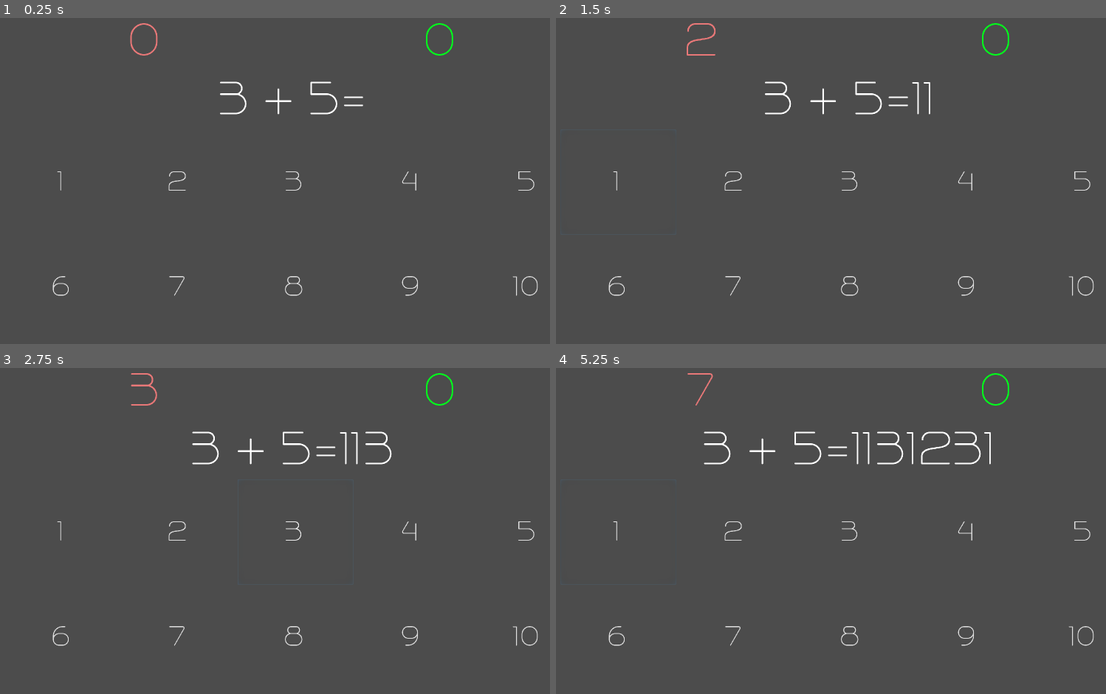
Above: before the commit, frames 1-4 (two rows, left to right).
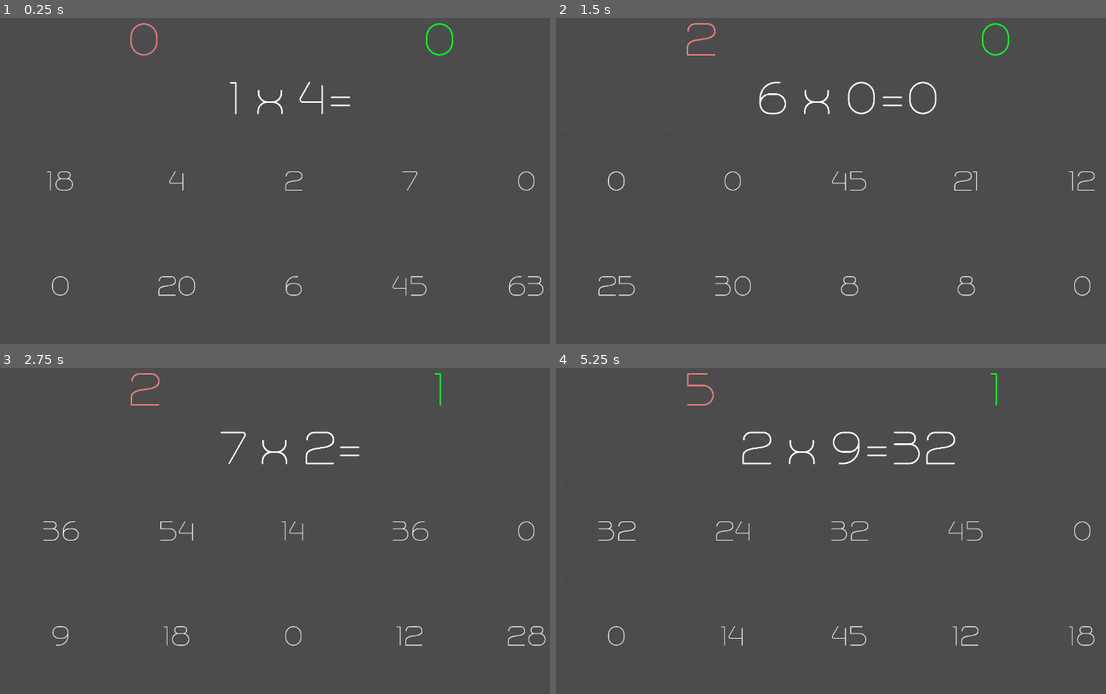
Above: after the commit, the same moments.

Repository: evergreencanvas/arithmetictrainer
Game: Godot game, scene res://MainScene.tscn
The game is run twice, just before and just after one commit, with the same random seed, the same clock (stepped at 60 frames per second) and the same inputs.
Inputs:
- Up to frame 1 (0.25 s): no input
- Up to frame 2 (1.5 s): click "1" (after the commit: "18") at 0.5 s; click "1" (after the commit: "0") at 1.25 s
- Up to frame 3 (2.75 s): click "3" at 2 s
- Up to frame 4 (5.25 s): click "1" (after the commit: "36") at 2.75 s; click "2" (after the commit: "7") at 3.5 s; click "3" (after the commit: "63") at 4.25 s; click "1" (after the commit: "32") at 5 s

The runs differ from the first frame. In frame 1, 1.3% of the frame differs, in the area x 8-99%, y 19-86%; in frame 2, 1.4%; in frame 3, 2.0%; in frame 4, 2.3%, in the area x 7-98%, y 1-86%.

Commit message:
working on adding other math operations

Diff:
--- a/MathDisplay.gd
+++ b/MathDisplay.gd
@@ -6,96 +6,219 @@
 var countRight = 0
 var countWrong = 0
 var stage = 0
-var operation = 'add'
-var operations = ['add', 'subtract', 'multiply', 'divide']
+var operationIndex = 0
+var operations = [' + ', ' - ', ' x ', ' / ']
+var inputAllowed = true
+
+var additionInputStrings = ['1', '2', '3', '4', '5', '6', '7', '8', '9', '10']
+var subtractInputStrings = ['1', '2', '3', '4', '5', '6', '7', '8', '9', '0']
+var multiplyInputStrings = ['1', '2', '3', '4', '5', '6', '7', '8', '9', '0']
+
+var inputStrings = additionInputStrings
+
+signal correctAnswer
+signal wrongAnswer
+signal nextStage
 
 func _ready():
 	randomize()
+	set_stage(2)
 	get_new_problem()
 
+func set_stage(stageNumber):
+	stage = stageNumber
+	match stageNumber:
+		0:
+			operationIndex = 0
+			set_input_strings(additionInputStrings)
+		1:
+			operationIndex = 1
+			set_input_strings(subtractInputStrings)
+		2:
+			operationIndex = 2
+			set_input_strings(multiplyInputStrings)
+
+
+
+func check_range(a, b):
+	# put here the comparison that tests for a and b creating an undesirable answer
+	match stage:
+		0:
+			return a + b > 10
+		1:
+			return a - b < 0
+		2:
+			return a * b > 20
+	return true
+
+func generate_new_ab():
+	match stage:
+		0:
+			a = randi() % 6
+			b = randi() % 6
+		1:
+			a = randi() % 10
+			b = randi() % 10
+		2:
+			a = randi() % 10
+			b = randi() % 10
+	return [a, b]
 
 func get_new_problem():
-	# keep generating problems until the inputwer is 10 or less
+	# keep generating problems until the inputanswer is 10 or less
 	var oldA = a
 	var oldB = b
-	a = randi() % 6
-	b = randi() % 6
-	while a + b > 10 or (a == oldA or b == oldB):
-		a = randi() % 6 + 1
-		b = randi() % 6 + 1
-
-	$VBoxContainer/CalcDisplay/VBoxContainer/HBoxContainer/ProblemLabel.text = str(a) + ' + ' + str(b)
+	#a = randi() % 6
+	#b = randi() % 6
+	[a, b] = generate_new_ab()
+	while check_range(a,b) or (a == oldA or b == oldB) or (a == 0 and b == 0):
+		#a = randi() % 6 + 1
+		#b = randi() % 6 + 1
+		[a, b] = generate_new_ab()
+
+	$VBoxContainer/CalcDisplay/VBoxContainer/HBoxContainer/ProblemLabel.text = str(a) + operations[operationIndex] + str(b)
 	$VBoxContainer/CalcDisplay/VBoxContainer/HBoxContainer/AnswerLabel.text = ''
 	input = ''
-
-#func _process(delta):
-#	# Called every frame. Delta is time since last frame.
-#	# Update game logic here.
-#	pass
+	inputAllowed = true
+
+	match stage:
+		0:
+			pass
+		1:
+			pass
+		2:
+			randomize_input_strings(get_answer(a, b))
+
+
+func get_answer(x, y):
+	var ans = 0
+	match operationIndex:
+		0:
+			ans = x + y
+		1:
+			ans = x - y
+		2:
+			ans = x * y
+		3:
+			ans = x / y
+	return ans
 
 func check_answer():
 	# first check if the answer has same number of digits as input,
 	# check answer when the user has entered the right number of digits
-	var answer = str(a + b)
-
-	if input.length() >= answer.length():
+	var answer = get_answer(a, b)
+
+	if input.length() >= str(answer).length():
 		var inputInt = int(input)
-		if a + b == inputInt:
+		if answer == inputInt:
 			countRight += 1
 		else:
 			countWrong += 1
 		update_count_labels()
+		inputAllowed = false
 		$Timer.start()
 
 func give_input(numberChar):
-	input += numberChar
-	$VBoxContainer/CalcDisplay/VBoxContainer/HBoxContainer/AnswerLabel.text = str(input)
-	check_answer()
+	if inputAllowed:
+		input += numberChar
+		$VBoxContainer/CalcDisplay/VBoxContainer/HBoxContainer/AnswerLabel.text = str(input)
+
+		check_answer()
+
 
 func update_count_labels():
 	$VBoxContainer/HBoxContainer/RightCount.text = str(countRight)
 	$VBoxContainer/HBoxContainer/WrongCount.text = str(countWrong)
 
 func _on_Button1_button_down():
-	give_input('1')
+	give_input(inputStrings[0])
 
 
 func _on_Button2_button_down():
-	give_input('2')
+	give_input(inputStrings[1])
 
 
 func _on_Button3_button_down():
-	give_input('3')
+	give_input(inputStrings[2])
 
 
 func _on_Button4_button_down():
-	give_input('4')
+	give_input(inputStrings[3])
 
 
 func _on_Button5_button_down():
-	give_input('5')
+	give_input(inputStrings[4])
 
 
 func _on_Button6_button_down():
-	give_input('6')
+	give_input(inputStrings[5])
 
 
 func _on_Button7_button_down():
-	give_input('7')
+	give_input(inputStrings[6])
 
 
 func _on_Button8_button_down():
-	give_input('8')
+	give_input(inputStrings[7])
 
 
 func _on_Button9_button_down():
-	give_input('9')
+	give_input(inputStrings[8])
 
 
 func _on_Button0_button_down():
-	give_input('10')
+	give_input(inputStrings[9])
 
 
 func _on_Timer_timeout():
 	get_new_problem()
 	$Timer.stop()
+
+func set_input_strings(stringList):
+	inputStrings = stringList
+	$VBoxContainer/CalcDisplay/VBoxContainer/GridContainer/Button1.text = stringList[0]
+	$VBoxContainer/CalcDisplay/VBoxContainer/GridContainer/Button2.text = stringList[1]
+	$VBoxContainer/CalcDisplay/VBoxContainer/GridContainer/Button3.text = stringList[2]
+	$VBoxContainer/CalcDisplay/VBoxContainer/GridContainer/Button4.text = stringList[3]
+	$VBoxContainer/CalcDisplay/VBoxContainer/GridContainer/Button5.text = stringList[4]
+	$VBoxContainer/CalcDisplay/VBoxContainer/GridContainer/Button6.text = stringList[5]
+	$VBoxContainer/CalcDisplay/VBoxContainer/GridContainer/Button7.text = stringList[6]
+	$VBoxContainer/CalcDisplay/VBoxContainer/GridContainer/Button8.text = stringList[7]
+	$VBoxContainer/CalcDisplay/VBoxContainer/GridContainer/Button9.text = stringList[8]
+	$VBoxContainer/CalcDisplay/VBoxContainer/GridContainer/Button0.text = stringList[9]
+
+func randomize_input_strings(answer):
+	#first choose which button to put the answer on
+	var answerButton = randi() % 10
+
+
+	for i in range(0,len(inputStrings)):
+		var x = 0
+		var y = 0
+		var newvals = generate_new_ab()
+		x = newvals[0]
+		y = newvals[1]
+		inputStrings[i] = str(get_answer(x, y))
+	set_input_strings(inputStrings)
+
+	match answerButton:
+		0:
+			$VBoxContainer/CalcDisplay/VBoxContainer/GridContainer/Button1.text = str(answer)
+		1:
+			$VBoxContainer/CalcDisplay/VBoxContainer/GridContainer/Button2.text = str(answer)
+		2:
+			$VBoxContainer/CalcDisplay/VBoxContainer/GridContainer/Button3.text = str(answer)
+		3:
+			$VBoxContainer/CalcDisplay/VBoxContainer/GridContainer/Button4.text = str(answer)
+		4:
+			$VBoxContainer/CalcDisplay/VBoxContainer/GridContainer/Button5.text = str(answer)
+		5:
+			$VBoxContainer/CalcDisplay/VBoxContainer/GridContainer/Button6.text = str(answer)
+		6:
+			$VBoxContainer/CalcDisplay/VBoxContainer/GridContainer/Button7.text = str(answer)
+		7:
+			$VBoxContainer/CalcDisplay/VBoxContainer/GridContainer/Button8.text = str(answer)
+		8:
+			$VBoxContainer/CalcDisplay/VBoxContainer/GridContainer/Button9.text = str(answer)
+		9:
+			$VBoxContainer/CalcDisplay/VBoxContainer/GridContainer/Button0.text = str(answer)
--- a/MathDisplay.tscn
+++ b/MathDisplay.tscn
@@ -27,7 +27,7 @@
 [node name="Timer" type="Timer" parent="." index="0"]
 
 process_mode = 1
-wait_time = 1.0
+wait_time = 0.5
 one_shot = false
 autostart = false
 
